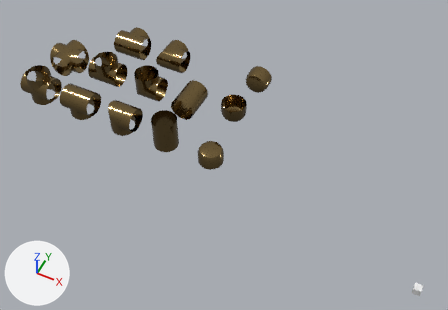
A saved change to the FBX model BlenderFiles/pipes.fbx.
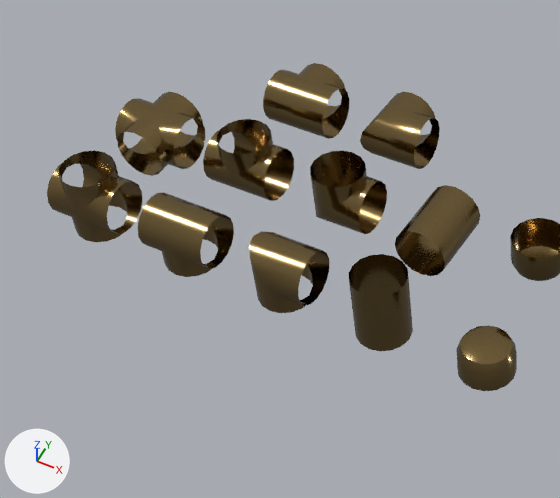
The first picture shows the older version from a camera (50 mm lens) standing at (-1.6, -18.1, 27.2) and looking at (-12.5, 3.8, -0.1). The close-ups show both versions on the part from 0% to 54% of the width and 0% to 70% of the height of that picture; other places that the commit changed are outside them. Arrows for +X, +Y and +Z are at lower left; the lights stay in place. Where no turn or scale is listed for an object, it has been applied to the vertices.

Objects in the first close-up: '0s_0s_0s_0s_0i_2i_1', '0s_0s_0s_0s_2i_0s_1', '0s_0s_0s_0s_2i_2i_1', '0s_0s_2s_2s_0i_0i_2', '2s_0s_0s_0s_0i_2i_4', '2s_0s_0s_0s_2i_0i_4', '2s_0s_0s_2s_0i_0i_4', '2s_1s_0s_0s_2i_0i_2', '2s_2s_0s_0s_0i_2i_2', '2s_2s_0s_0s_2i_2i_2', '2s_2s_0s_2s_0i_0i_4', '2s_2s_2s_2s_0i_0i_1'.
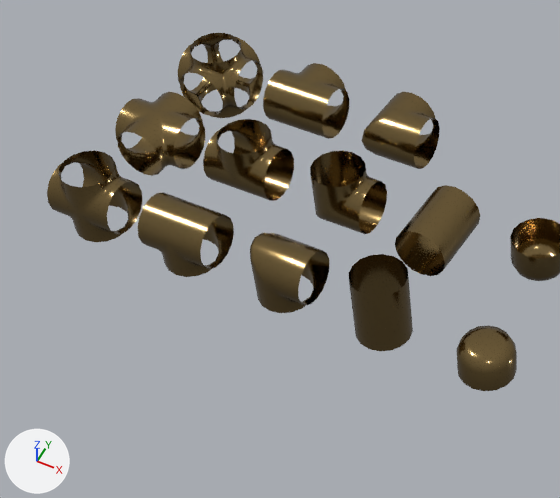
Changed parts and their boxes [x1, y1, x2, y2] in the close-ups (560 x 498 px):
'2s_0s_0s_0s_0i_2i_4', reshaped: before [249, 231, 329, 313]; after [250, 233, 329, 313]
'2s_2s_2s_2s_2i_2i_2.001', added (brown): after [178, 33, 263, 118]
'2s_0s_0s_2s_0i_0i_4', reshaped: before [360, 92, 440, 169]; after [362, 92, 440, 169]
part 2 of me_cylinder_016, built on: [51, 152, 140, 236] in both
part 4 of me_cylinder_020, built on: [310, 151, 382, 232] in both
part 5 of me_cylinder_018, built on: [117, 94, 205, 174] in both
part 6 of me_cylinder_025, built on: [203, 121, 286, 183] in both

What changed in the scene script:
```text
Change me_cylinder_018:
    used by ob_2s_2s_2s_2s_0i_0i_1; location = (-25.0, 6.0, 1.0)
    remove me_cylinder_018.from_pydata(...)  # 94 vertices, 128 faces; spans x -1.0..1.0, y -1.0..1.0, z -0.75..0.75
    add me_cylinder_018.from_pydata(...)  # 166 vertices, 272 faces; spans x -1.0..1.0, y -1.0..1.0, z -0.75..0.75
    me_cylinder_018 part 5: 28 vertices removed from x -0.75..0.75, y -0.75..0.75, z -0.69..0.69; 100 vertices added at x -0.87..0.87, y -0.87..0.87, z -0.75..0.75
Change me_cylinder_020:
    used by ob_2s_0s_0s_0s_2i_0i_4; location = (-19.0, 6.0, 1.0)
    remove me_cylinder_020.from_pydata(...)  # 48 vertices, 64 faces; spans x -0.75..1.0, y -0.75..0.75, z -0.75..1.0
    add me_cylinder_020.from_pydata(...)  # 80 vertices, 128 faces; spans x -0.75..1.0, y -0.75..0.75, z -0.75..1.0
    me_cylinder_020 part 4: 16 vertices removed from x -0.75..0.75, y -0.75..0.75, z -0.75..0.75; 48 vertices added at x -0.75..0.87, y -0.75..0.75, z -0.75..0.87
Change me_cylinder_016:
    used by ob_2s_2s_0s_0s_2i_2i_2; location = (-25.0, 3.0, 1.0)
    remove me_cylinder_016.from_pydata(...)  # 94 vertices, 128 faces; spans x -1.0..1.0, y -0.75..0.75, z -1.0..1.0
    add me_cylinder_016.from_pydata(...)  # 166 vertices, 272 faces; spans x -1.0..1.0, y -0.75..0.75, z -1.0..1.0
    me_cylinder_016 part 2: 28 vertices removed from x -0.75..0.75, y -0.69..0.69, z -0.75..0.75; 100 vertices added at x -0.87..0.87, y -0.75..0.75, z -0.87..0.87
Change me_cylinder_011:
    used by ob_2s_0s_0s_0s_0i_2i_4; location = (-19.0, 3.0, 1.0)
    remove me_cylinder_011.from_pydata(...)  # 48 vertices, 64 faces; spans x -0.75..1.0, y -0.75..0.75, z -1.0..0.75
    add me_cylinder_011.from_pydata(...)  # 80 vertices, 128 faces; spans x -0.75..1.0, y -0.75..0.75, z -1.0..0.75
    me_cylinder_011 part 3: 16 vertices removed from x -0.75..0.75, y -0.75..0.75, z -0.75..0.75; 48 vertices added at x -0.75..0.87, y -0.75..0.75, z -0.87..0.75
Change me_cylinder_025:
    used by ob_2s_1s_0s_0s_2i_0i_2; location = (-22.0, 6.0, 1.0)
    remove me_cylinder_025.from_pydata(...)  # 64 vertices, 82 faces; spans x -1.0..1.0, y -0.75..0.75, z -0.75..1.0
    add me_cylinder_025.from_pydata(...)  # 96 vertices, 146 faces; spans x -1.0..1.0, y -0.75..0.75, z -0.75..1.0
    me_cylinder_025 part 6: 16 vertices removed from x -0.75..0.75, y -0.75..0.75, z 0.0..0.75; 48 vertices added at x -0.87..0.87, y -0.75..0.75, z -0.11..0.87
Change me_cylinder_021:
    used by ob_2s_0s_0s_2s_0i_0i_4; location = (-19.0, 9.0, 1.0)
    remove me_cylinder_021.from_pydata(...)  # 48 vertices, 64 faces; spans x -0.75..1.0, y -0.75..1.0, z -0.75..0.75
    add me_cylinder_021.from_pydata(...)  # 80 vertices, 128 faces; spans x -0.75..1.0, y -0.75..1.0, z -0.75..0.75
    me_cylinder_021 part 1: 16 vertices removed from x -0.75..0.75, y -0.75..0.75, z -0.75..0.75; 48 vertices added at x -0.75..0.87, y -0.75..0.87, z -0.75..0.75
Add me_cylinder_028:
    me_cylinder_028.from_pydata(...)  # 260 vertices, 432 faces; spans x -1.0..1.0, y -1.0..1.0, z -1.0..1.0
    me_cylinder_028.materials.append(mat_pipe)  # brown #8f794f
Add ob_2s_2s_2s_2s_2i_2i_2_001:
    ob_2s_2s_2s_2s_2i_2i_2_001 = bpy.data.objects.new('2s_2s_2s_2s_2i_2i_2.001', me_cylinder_028)
    ob_2s_2s_2s_2s_2i_2i_2_001.location = (-25.0, 9.0, 1.0)
```
